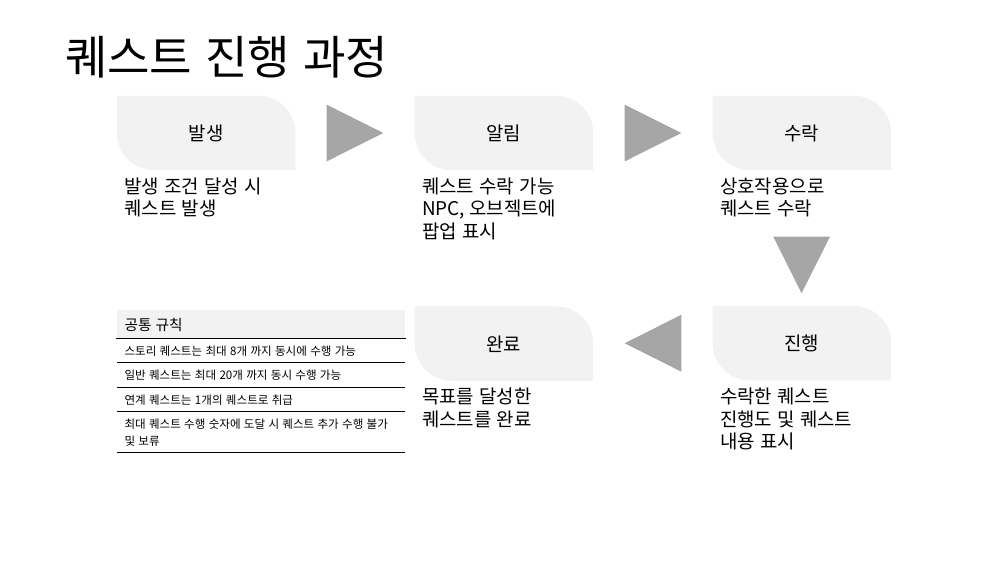
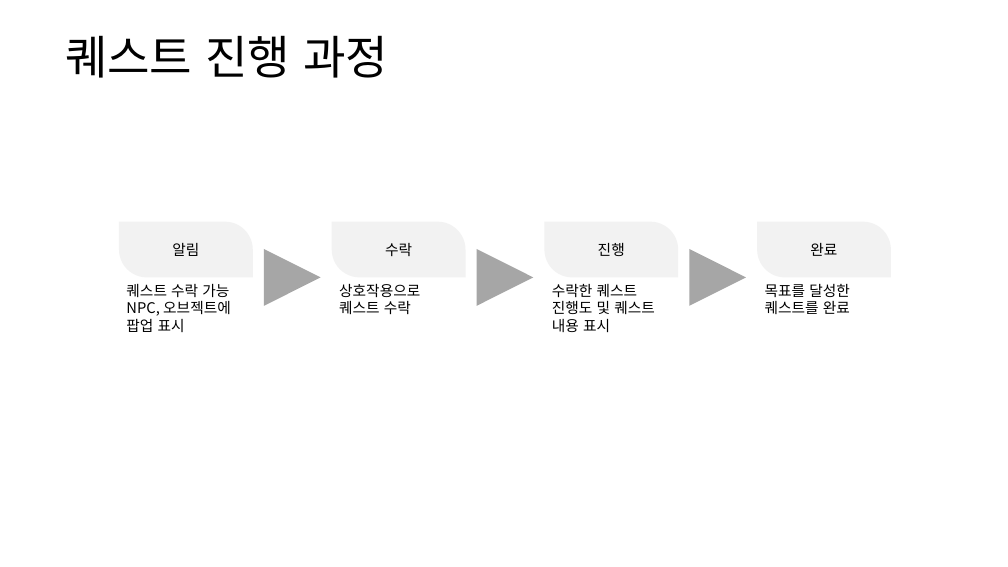
Before and after one commit to yjk0401/unityenginebasic_9th, a slide deck: slide 5 of 기획/방랑엽사전/퀘스트 시스템 기획서.pptx. Drawn at 1008x567 pixels with LibreOffice and Linux fonts; fonts in the diff are those of the drawing. Boxes give left, top, right and bottom in pixels: in the first picture for what was removed or moved away, otherwise in the second. Text is boxed around its words. In the diff, an @@ line names an element or a change of style, - is before the commit and + after.

```diff
--- a/기획/방랑엽사전/퀘스트 시스템 기획서.pptx
+++ b/기획/방랑엽사전/퀘스트 시스템 기획서.pptx
@@ round diag rect removed at [117,96,296,170] @@
-발생
@@ text removed at [124,177,262,217] @@
-발생 조건 달성 시
-퀘스트 발생
@@ round diag rect "알림": place and size @@
-round diag rect "알림" at [415,96,594,170]
+round diag rect "알림" at [119,222,253,278]
@@ round diag rect "수락": place and size @@
-round diag rect "수락" at [713,96,892,170]
+round diag rect "수락" at [332,222,466,278]
@@ round diag rect "진행": place and size @@
-round diag rect "진행" at [713,306,892,380]
+round diag rect "진행" at [544,222,678,278]
@@ round diag rect "완료": place and size @@
-round diag rect "완료" at [415,306,594,380]
+round diag rect "완료" at [757,222,891,278]
@@ flow chart merge: place and size @@
-flow chart merge at [625,104,681,161]
+flow chart merge at [264,249,321,306]
@@ flow chart merge: place and size @@
-flow chart merge at [327,104,383,161]
+flow chart merge at [476,249,533,306]
@@ flow chart merge at [690,249,746,306]: rotation 0 to 270 degrees @@
@@ text "퀘스트 수락 가능": place and size @@
-text "퀘스트 수락 가능" at [422,177,556,240]
+text "퀘스트 수락 가능" at [126,284,231,332]
@@ text "상호작용으로": place and size @@
-text "상호작용으로" at [720,177,824,217]
+text "상호작용으로" at [339,284,420,314]
@@ text "수락한 퀘스트": place and size @@
-text "수락한 퀘스트" at [720,387,852,450]
+text "수락한 퀘스트" at [552,284,655,332]
@@ size 18 to 14 pt in 8 elements at [119,222,253,278], [126,284,231,332], [332,222,466,278], [339,284,420,314], [544,222,678,278], [552,284,655,332], [757,222,891,278], [765,284,850,314] @@
@@ text "목표를 달성한": place and size @@
-text "목표를 달성한" at [422,387,532,428]
+text "목표를 달성한" at [765,284,850,314]
@@ table removed at [117,309,405,450], 5 rows, 1 columns @@
-공통 규칙
-스토리 퀘스트는 최대 8개 까지 동시에 수행 가능
-일반 퀘스트는 최대 20개 까지 동시 수행 가능
-연계 퀘스트는 1개의 퀘스트로 취급
-최대 퀘스트 수행 숫자에 도달 시 퀘스트 추가 수행 불가 및 보류
@@ flow chart merge removed at [625,315,681,372] @@
```
Also in this commit, not shown: 2 other slides changed, 3 slides added, 3 other files.
